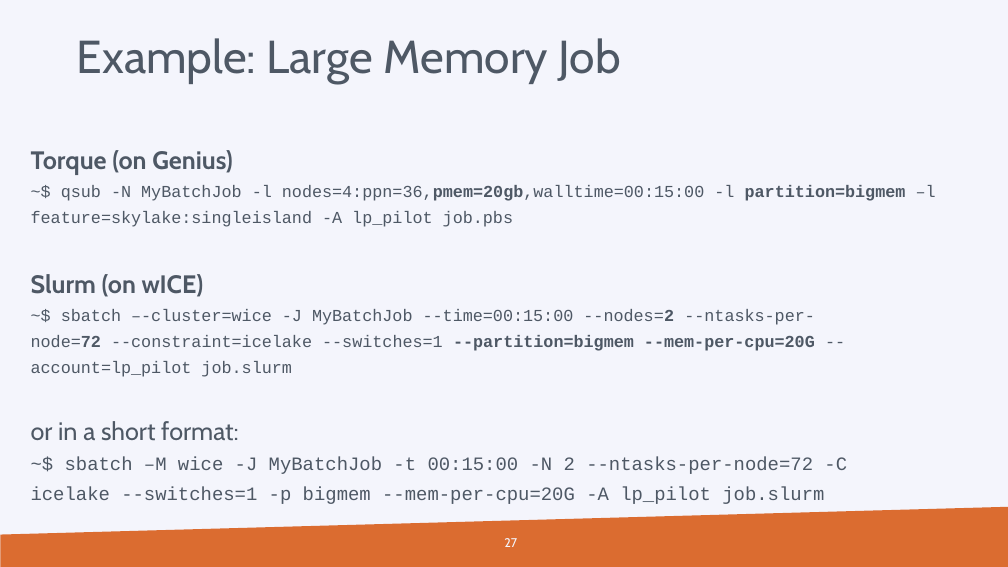
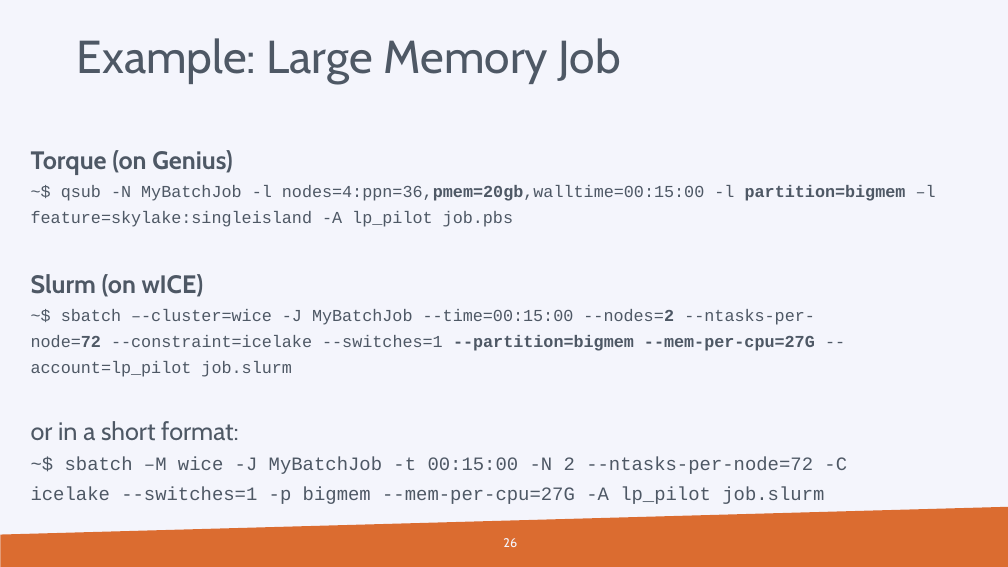
Before and after one commit to hpcleuven/Slurm-lunchbox, a slide deck: slide 26 of Slurm_Lunchbox.pptx (slide 27 before the commit). Drawn at 1008x567 pixels with LibreOffice and Linux fonts; fonts in the diff are those of the drawing; background and template pictures are left out. Boxes give left, top, right and bottom in pixels: in the first picture for what was removed or moved away, otherwise in the second. Text is boxed around its words. In the diff, an @@ line names an element or a change of style, - is before the commit and + after.

```diff
--- a/Slurm_Lunchbox.pptx
+++ b/Slurm_Lunchbox.pptx
@@ text at (x1=31, y1=309, x2=815, y2=377): text changed @@
-~$ sbatch –-cluster=wice -J MyBatchJob --time=00:15:00 --nodes=2 --ntasks-per-node=72 --constraint=icelake --switches=1 --partition=bigmem --mem-per-cpu=20G --account=lp_pilot job.slurm
+~$ sbatch –-cluster=wice -J MyBatchJob --time=00:15:00 --nodes=2 --ntasks-per-node=72 --constraint=icelake --switches=1 --partition=bigmem --mem-per-cpu=27G --account=lp_pilot job.slurm
@@ text at (x1=31, y1=457, x2=847, y2=504): text changed @@
-~$ sbatch –M wice -J MyBatchJob -t 00:15:00 -N 2 --ntasks-per-node=72 -C icelake --switches=1 -p bigmem --mem-per-cpu=20G -A lp_pilot job.slurm
+~$ sbatch –M wice -J MyBatchJob -t 00:15:00 -N 2 --ntasks-per-node=72 -C icelake --switches=1 -p bigmem --mem-per-cpu=27G -A lp_pilot job.slurm
@@ page number at (x1=503, y1=538, x2=517, y2=547): text changed @@
-27
+26
```
Also in this commit, not shown: 4 other slides changed, 2 slides removed.
